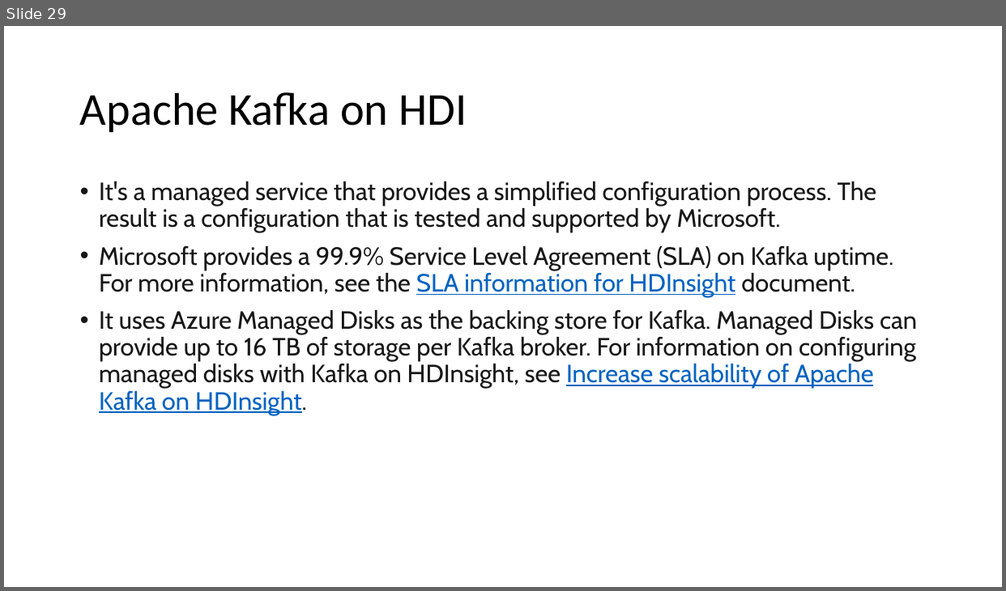
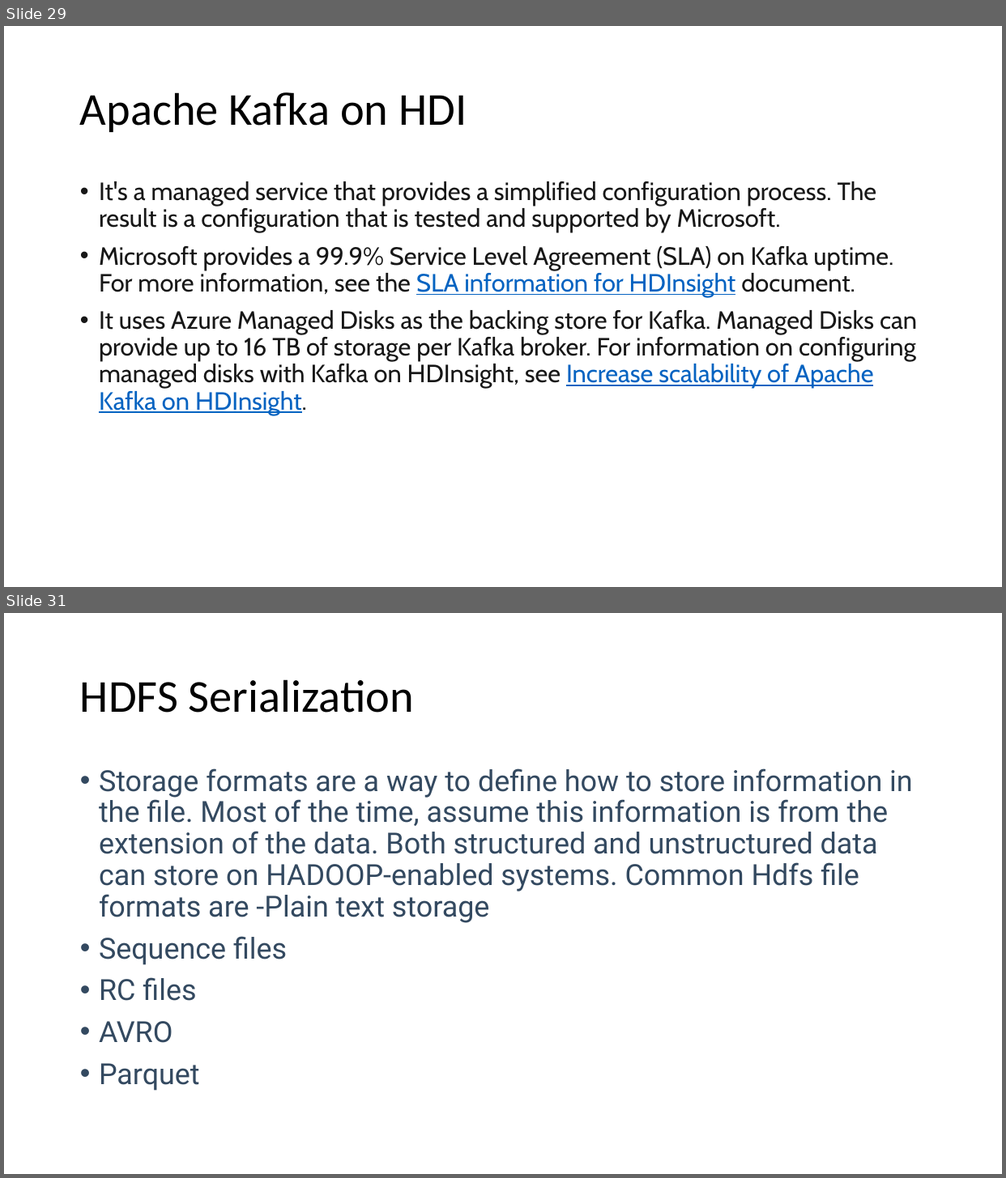
Before and after one commit to imcuteani/Azure_Big_Data_Training, a slide deck: Slides/Big Data Overview.pptx. Shown one above the other, each under a label of ours: slide 29 before the commit, slides 29 and 31 after it; the slides between them are not shown. The pictures are 1006x591 and 1006x1178 pixels, drawn with LibreOffice and Linux fonts; fonts in the diff are those of the drawing. Boxes give left, top, right and bottom in pixels: in the first picture for what was removed or moved away, otherwise in the second. Text is boxed around its words. In the diff, an @@ line names an element or a change of style, - is before the commit and + after.

```diff
--- a/Slides/Big Data Overview.pptx
+++ b/Slides/Big Data Overview.pptx
@@ slide 31 added at <box>4,613,1002,1174</box>, background #FFFFFF @@
@@ title added at <box>80,679,414,713</box>, 44 pt, text #000000 @@
+HDFS Serialization
@@ text added at <box>99,769,913,1091</box>, 28 pt, text #334960 @@
+• Storage formats are a way to define how to store information in the file. Most of the time, assume this information is from the extension of the data. Both structured and unstructured data can store on HADOOP-enabled systems. Common Hdfs file formats are -Plain text storage
+• Sequence files
+• RC files
+• AVRO
+• Parquet
```
Also in this commit, not shown: 19 other slides added, 22 other files.
